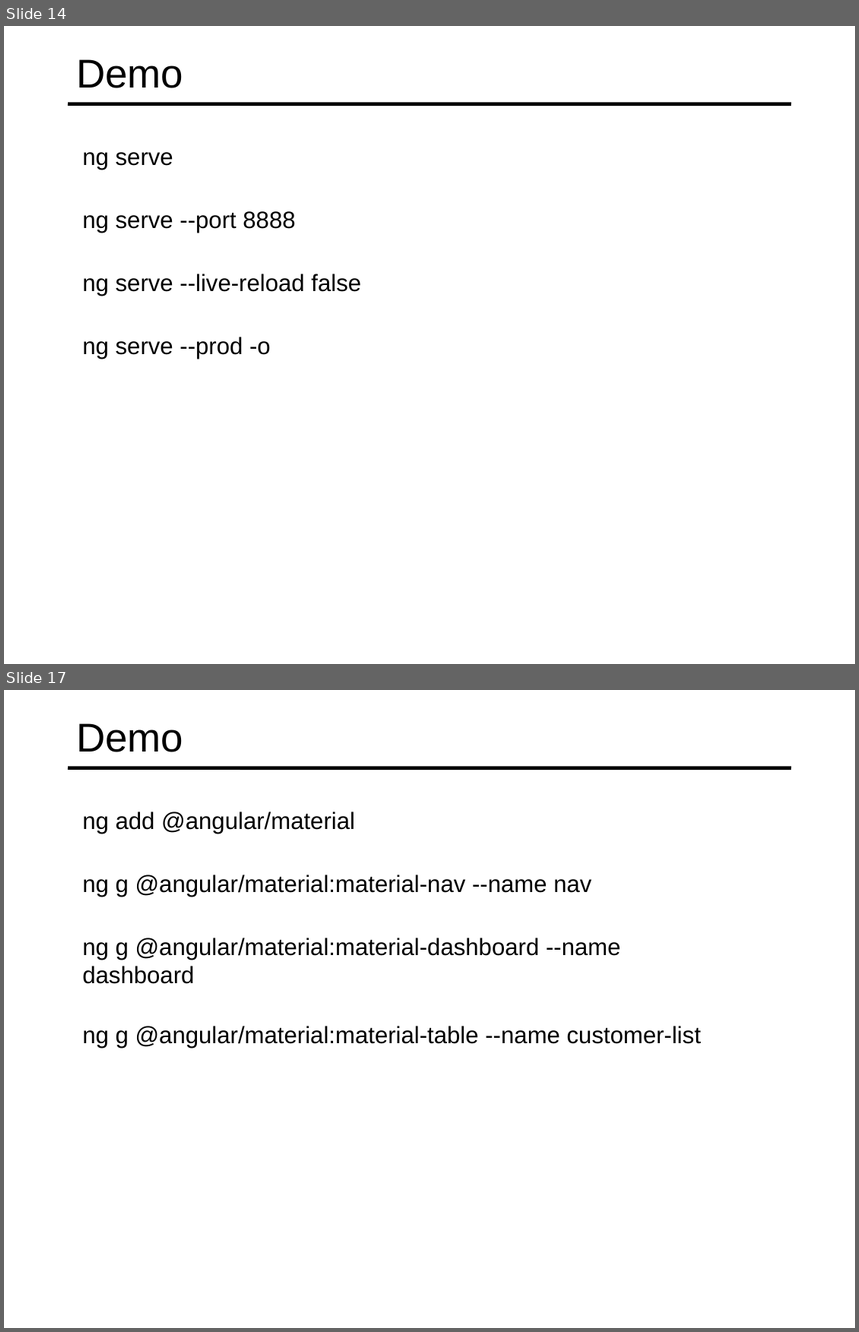
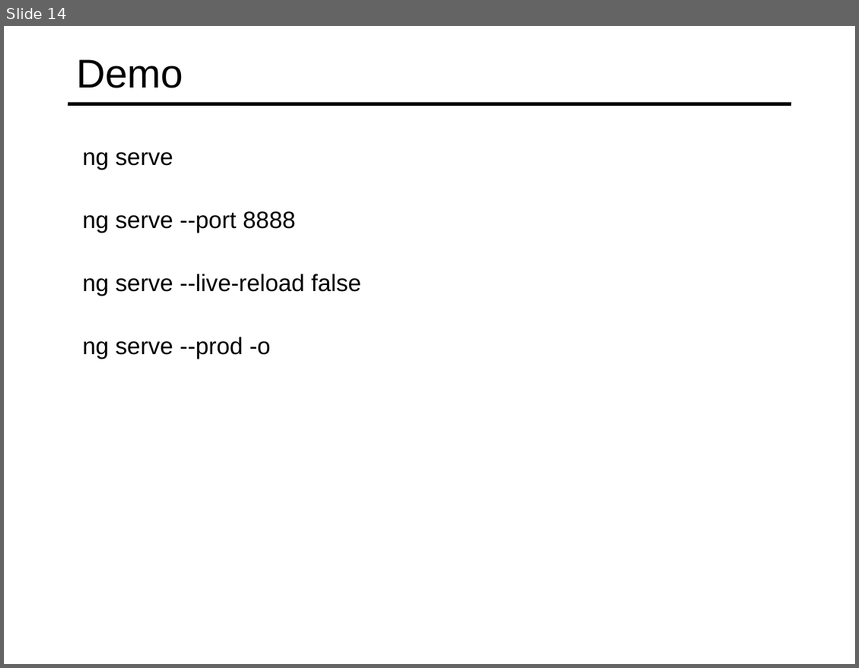
Before and after one commit to specter01wj/Jago_Link_Training, a slide deck: Angular/Angular7/Angular CLI/7.Running Unit and End to End Tests/L7_Running Unit and End to End Tests.ppt. Shown one above the other, each under a label of ours: slides 14 and 17 before the commit, slide 14 after it; the slides between them are not shown. The pictures are 859x1332 and 859x668 pixels, drawn with LibreOffice and Linux fonts; fonts in the diff are those of the drawing. Boxes give left, top, right and bottom in pixels: in the first picture for what was removed or moved away, otherwise in the second. Text is boxed around its words. In the diff, an @@ line names an element or a change of style, - is before the commit and + after.

```diff
--- a/Angular/Angular7/Angular CLI/7.Running Unit and End to End Tests/L7_Running Unit and End to End Tests.ppt
+++ b/Angular/Angular7/Angular CLI/7.Running Unit and End to End Tests/L7_Running Unit and End to End Tests.ppt
@@ slide 17 removed at [4,690,855,1328], background #FFFFFF; not listed: 1 template element that a slide beside it also shows @@
@@ title removed at [76,723,183,752] @@
-Demo
@@ text removed at [82,812,355,834] @@
-  ng add @angular/material
@@ text removed at [82,875,591,897] @@
-  ng g @angular/material:material-nav --name nav
@@ text removed at [82,938,621,984] @@
-  ng g @angular/material:material-dashboard --name dashboard
@@ text removed at [82,1026,701,1048] @@
-  ng g @angular/material:material-table --name customer-list
```
Also in this commit, not shown: 2 slides changed, 4 slides added, 8 other slides removed.
